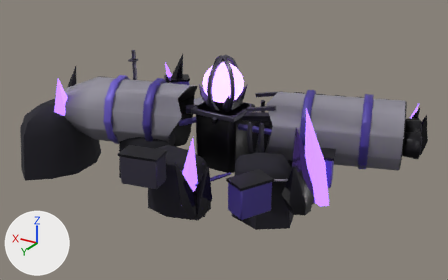
Before and after pictures for a commit that changed the glTF model public/assets/shared/sites/crash-site-umbra.glb.
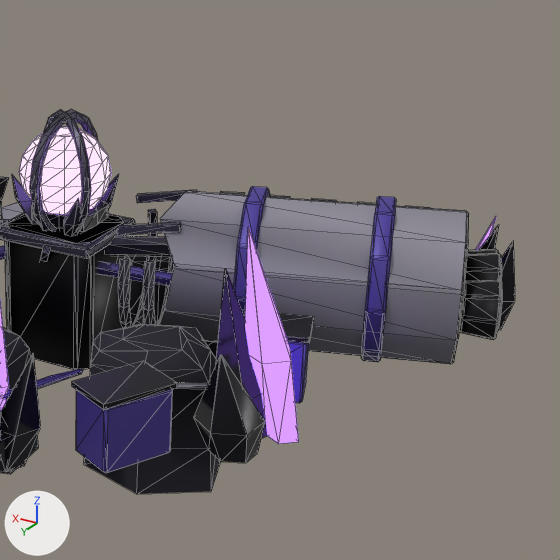
Old and new are each drawn whole from a 50 mm camera at (-4.4, 7.31, 3.62) aimed at (-0.14, 0.21, 0.08) and again close up on the part from 43% to 100% of the width and 2% to 93% of the height. Every picture has the same lights, and +X, +Y and +Z are marked at lower left. The older version's two pictures come first. The close-ups show mesh edges as thin lines. Vertices at exactly the same position are counted once.

Script lines for the objects in view, before the commit:
```python
ob_site_crash_site_umbra_body = bpy.data.objects.new('site_crash_site_umbra_body', me_site_crash_site_umbra_body)
ob_site_crash_site_umbra_body.location = (0.0, 0.0, 0.0)
ob_site_crash_site_umbra_core = bpy.data.objects.new('site_crash_site_umbra_core', me_site_crash_site_umbra_core)
ob_site_crash_site_umbra_core.location = (0.0, 0.0, 0.0)
ob_site_crash_site_umbra_ruin = bpy.data.objects.new('site_crash_site_umbra_ruin', me_site_crash_site_umbra_ruin)
ob_site_crash_site_umbra_ruin.location = (0.0, 0.0, 0.0)
```
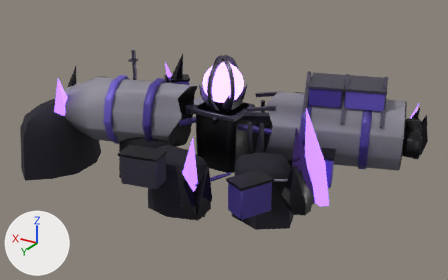
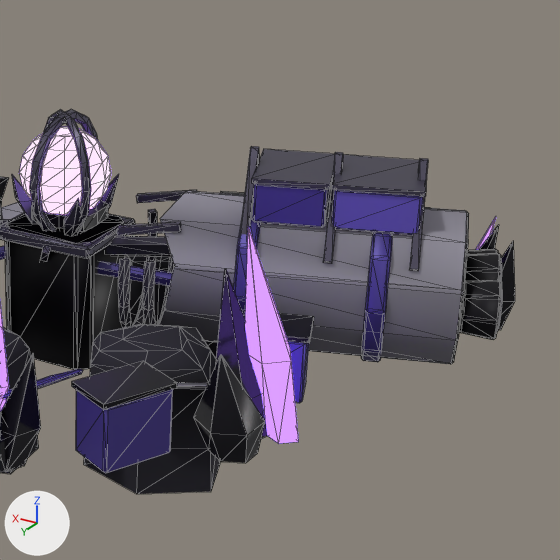
Pixel boxes (x1, y1, x2, y2) of what changed, in the close-ups (560 x 560 px):
'site_crash_site_umbra_body', reshaped: before (0, 177, 515, 494); after (0, 146, 515, 494)
part 1 of me_site_crash_site_umbra_body, added: after (239, 146, 428, 271)
part 2 of me_site_crash_site_umbra_body, recoloured: before (228, 186, 451, 338); after (228, 193, 451, 338)

The change in detail:
me_site_crash_site_umbra_body is used by ob_site_crash_site_umbra_body; location (0.0, 0.0, 0.0).
me_site_crash_site_umbra_body had 1717 vertices, 3104 faces and spanned x -2.78..2.95, y -1.51..2.0, z -0.69..1.25.
me_site_crash_site_umbra_body now has 1829 vertices, 3288 faces and spans x -2.78..2.95, y -1.51..2.0, z -0.69..1.25.
me_site_crash_site_umbra_body part 1: 112 vertices added at x -2.3..-1.02, y -1.08..0.07, z 0.54..1.11.
me_site_crash_site_umbra_body part 2: 150 kept faces spanning x -2.62..0.35, y -1.37..1.41, z -0.09..0.98 get new vertex colours.
